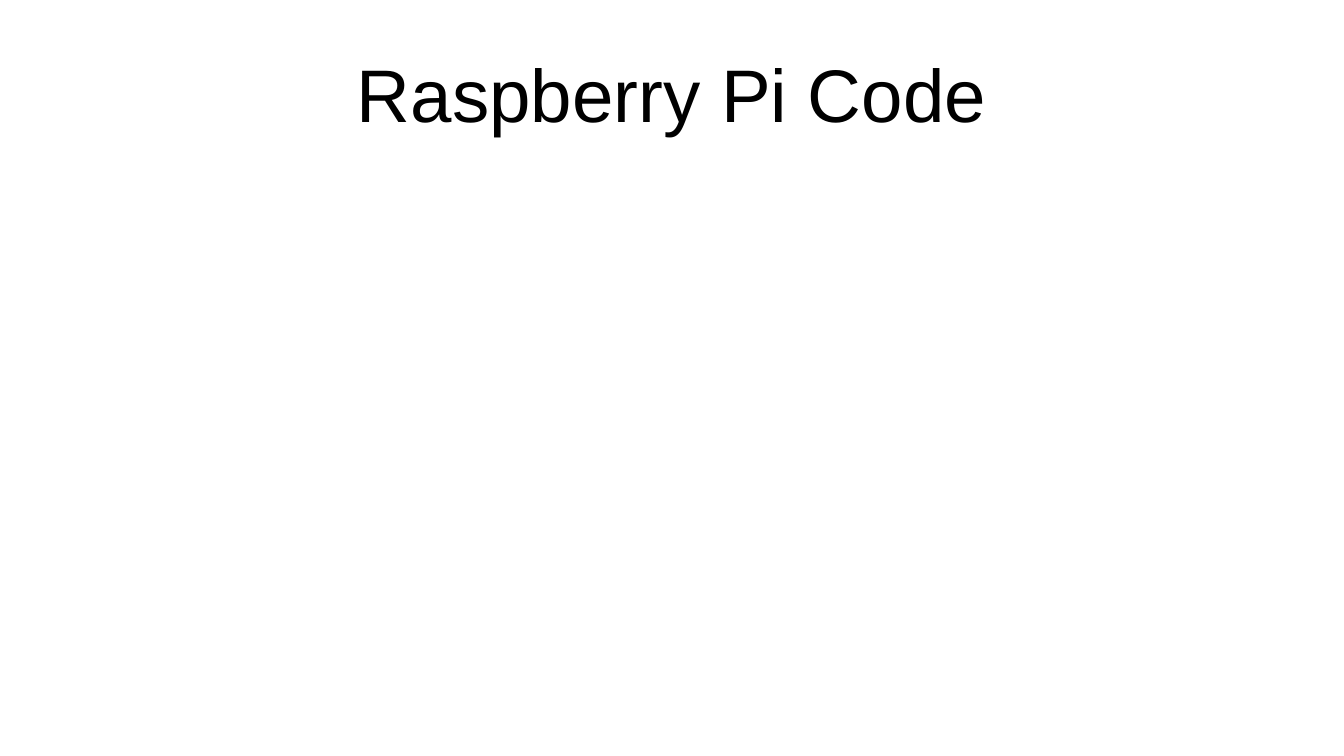
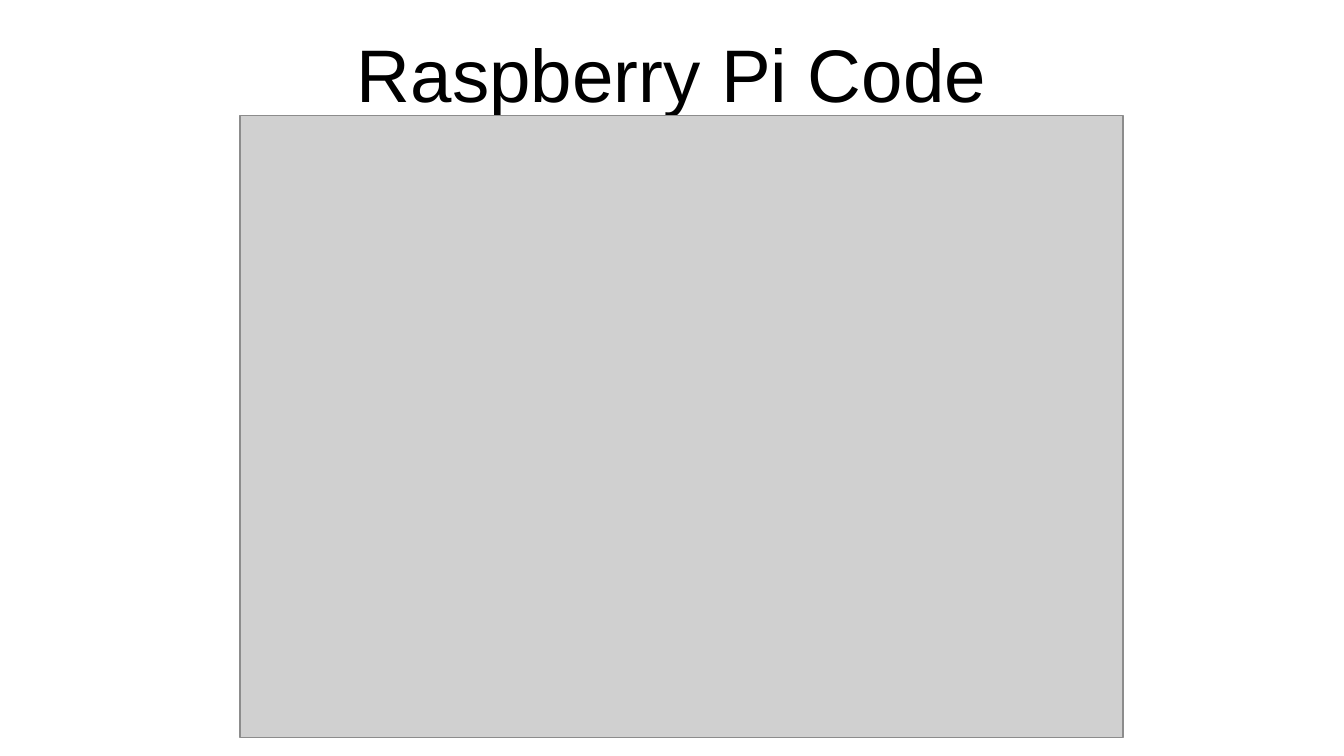
Before and after one commit to codewrite/COBHouseLights, a slide deck: slide 24 of doc/Presentation.pptx (slide 22 before the commit). Drawn at 1344x756 pixels with LibreOffice and Linux fonts; fonts in the diff are those of the drawing; grey boxes stand for pictures. Boxes give left, top, right and bottom in pixels: in the first picture for what was removed or moved away, otherwise in the second. Text is boxed around its words. In the diff, an @@ line names an element or a change of style, - is before the commit and + after.

```diff
--- a/doc/Presentation.pptx
+++ b/doc/Presentation.pptx
@@ text "Raspberry Pi Code": place and size @@
-text "Raspberry Pi Code" at box(357, 68, 986, 137)
+text "Raspberry Pi Code" at box(357, 48, 986, 116)
@@ picture added at box(240, 115, 1123, 738) @@
```
Also in this commit, not shown: 2 other slides changed, 4 slides added, 1 slide removed, 17 other files.
